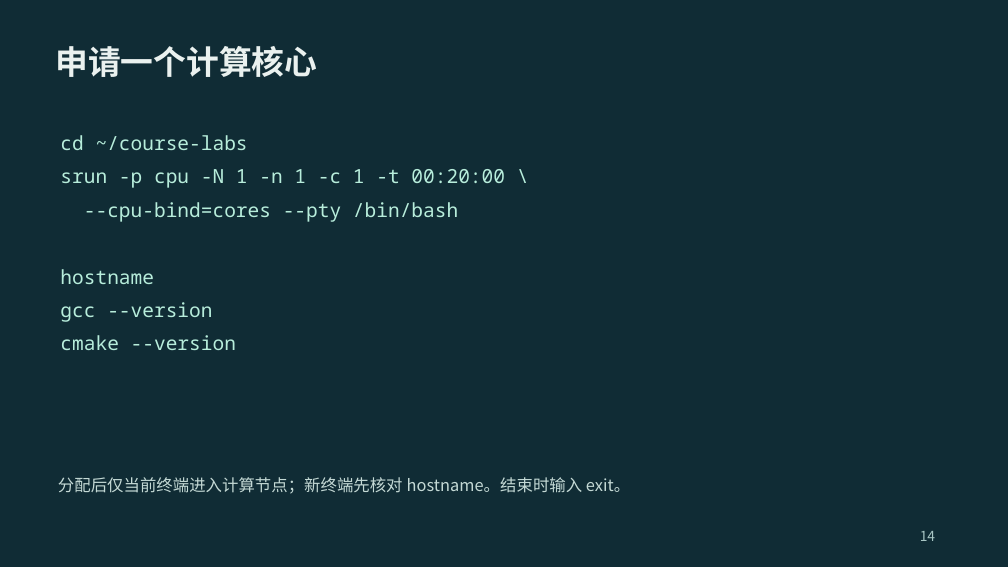
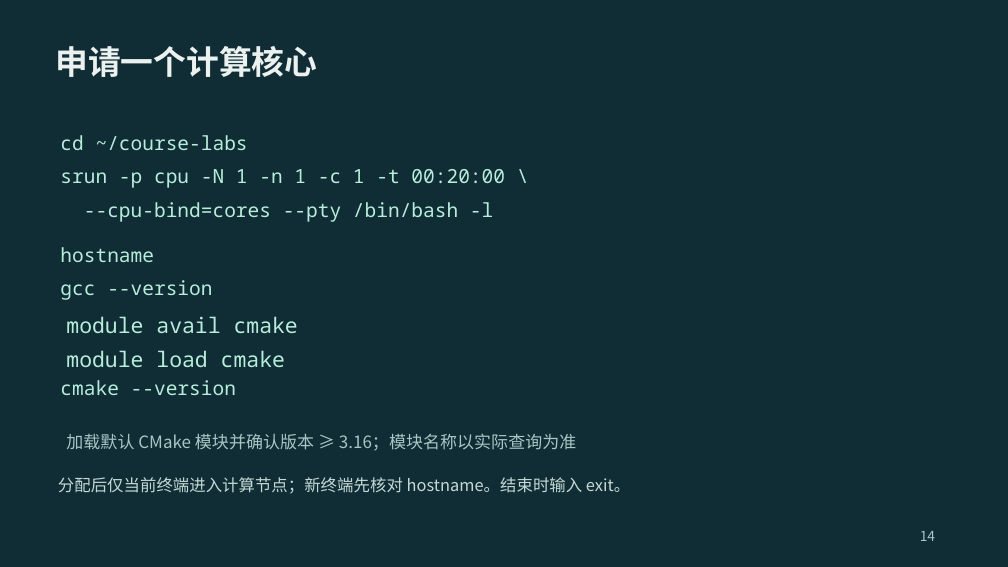
Before and after one commit to 2026-fall-calabs/calabs-2026-fall-starter, a slide deck: slide 14 of docs/交我算平台Lab运行指南-学生版.pptx. Drawn at 1008x567 pixels with LibreOffice and Linux fonts; fonts in the diff are those of the drawing. Boxes give left, top, right and bottom in pixels: in the first picture for what was removed or moved away, otherwise in the second. Text is boxed around its words. In the diff, an @@ line names an element or a change of style, - is before the commit and + after.

```diff
--- a/docs/交我算平台Lab运行指南-学生版.pptx
+++ b/docs/交我算平台Lab运行指南-学生版.pptx
@@ text at <box>84,202,493,222</box>: text changed @@
---cpu-bind=cores --pty /bin/bash
+--cpu-bind=cores --pty /bin/bash -l
@@ text "hostname": place and size @@
-text "hostname" at <box>60,269,154,284</box>
+text "hostname" at <box>60,247,154,262</box>
@@ text "gcc --version": place and size @@
-text "gcc --version" at <box>60,302,212,322</box>
+text "gcc --version" at <box>60,280,212,300</box>
@@ text added at <box>66,316,298,333</box>, 25.5 pt, text #B7EDDB @@
+module avail cmake
@@ text added at <box>66,350,285,367</box>, 25.5 pt, text #B7EDDB @@
+module load cmake
@@ text "cmake --version": place and size @@
-text "cmake --version" at <box>60,335,236,350</box>
+text "cmake --version" at <box>60,380,236,395</box>
@@ text added at <box>66,433,576,451</box>, 20.2 pt, text #A8C6C4 @@
+加载默认 CMake 模块并确认版本 ≥ 3.16；模块名称以实际查询为准
```
Also in this commit, not shown: 10 other slides changed, 2 other files.
